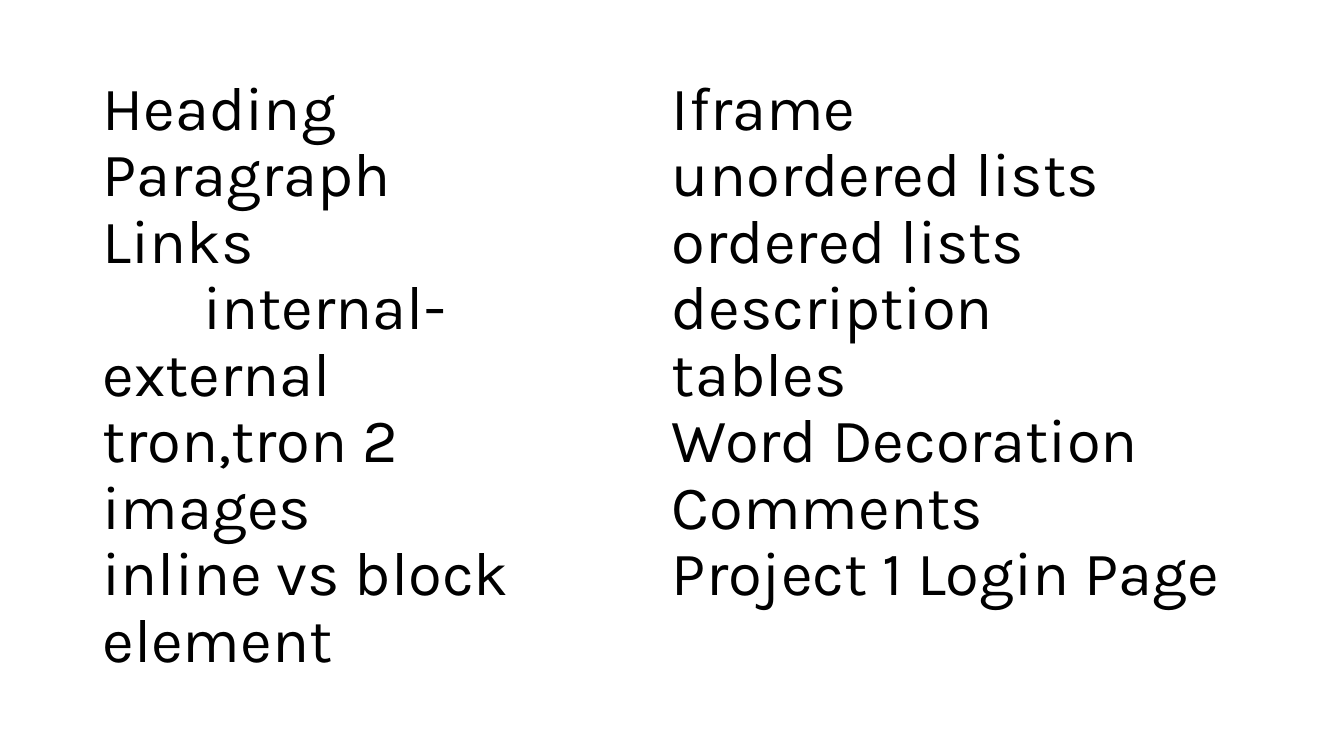
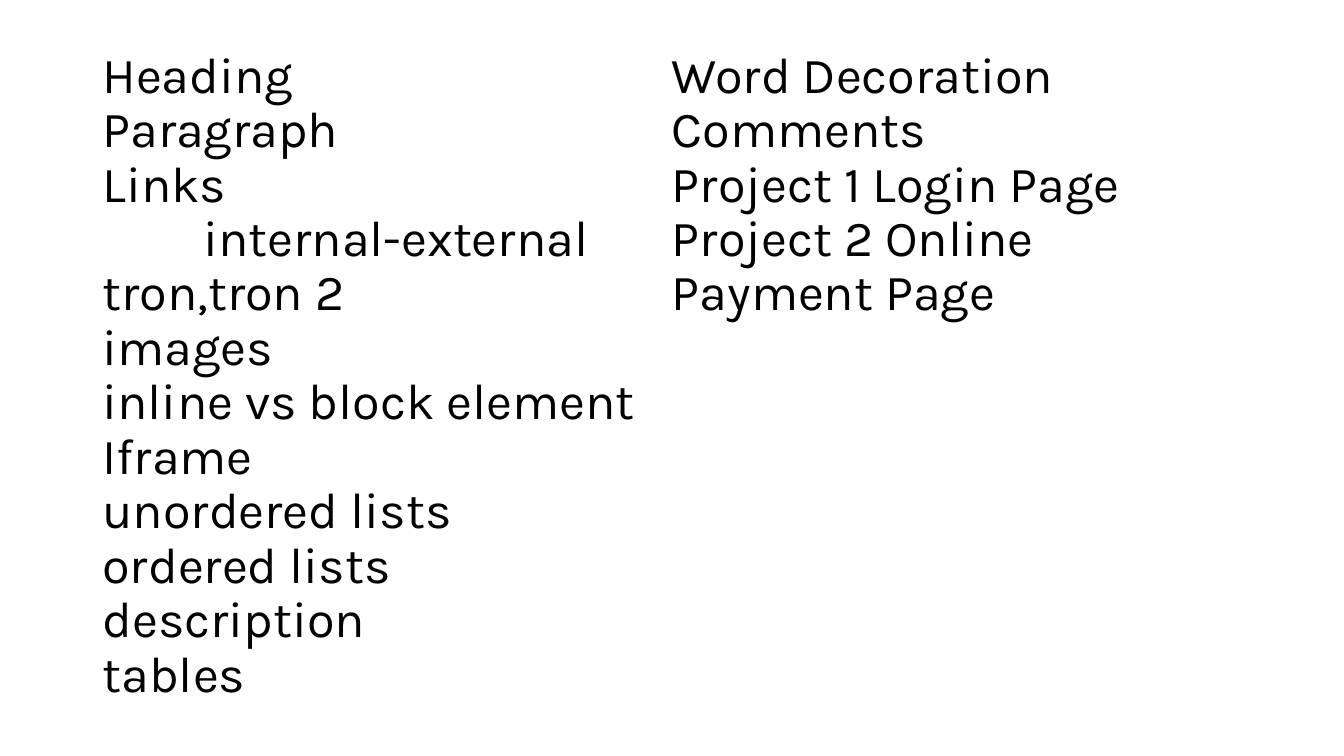
Before and after one commit to PiyushChaturvedii/batch07, a slide deck: slide 12 of day03.pptx. Drawn at 1344x756 pixels with LibreOffice and Linux fonts; fonts in the diff are those of the drawing. Boxes give left, top, right and bottom in pixels: in the first picture for what was removed or moved away, otherwise in the second. Text is boxed around its words. In the diff, an @@ line names an element or a change of style, - is before the commit and + after.

```diff
--- a/day03.pptx
+++ b/day03.pptx
@@ title at (102, 58, 1120, 693): text changed; size 44 to 36 pt @@
-Heading
-Paragraph
-Links
-internal-external
-tron,tron 2
-images
-inline vs block element
-Iframe
-unordered lists
-ordered lists
-description
-tables
-Word Decoration
-Comments
-Project 1 Login Page
+Heading
+Paragraph
+Links
+internal-external
+tron,tron 2
+images
+inline vs block element
+Iframe
+unordered lists
+ordered lists
+description
+tables
+Word Decoration
+Comments
+Project 1 Login Page
+Project 2 Online Payment Page
```
Also in this commit, not shown: 1 slide added, 5 other files.
